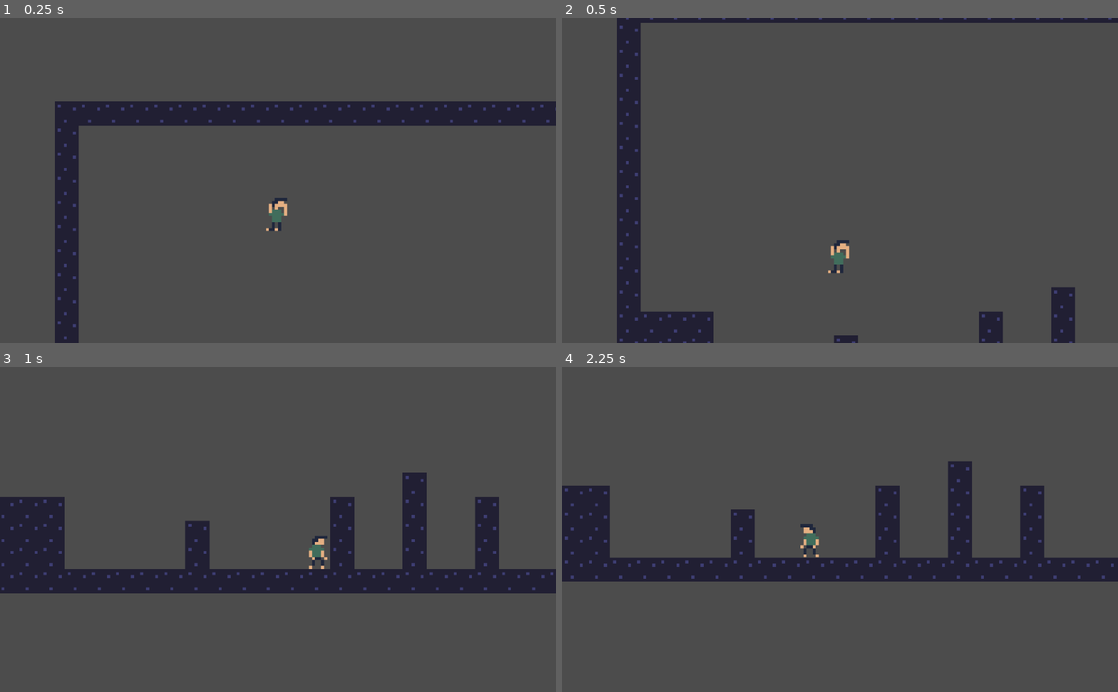
Above: before the commit, frames 1-4 (two rows, left to right).
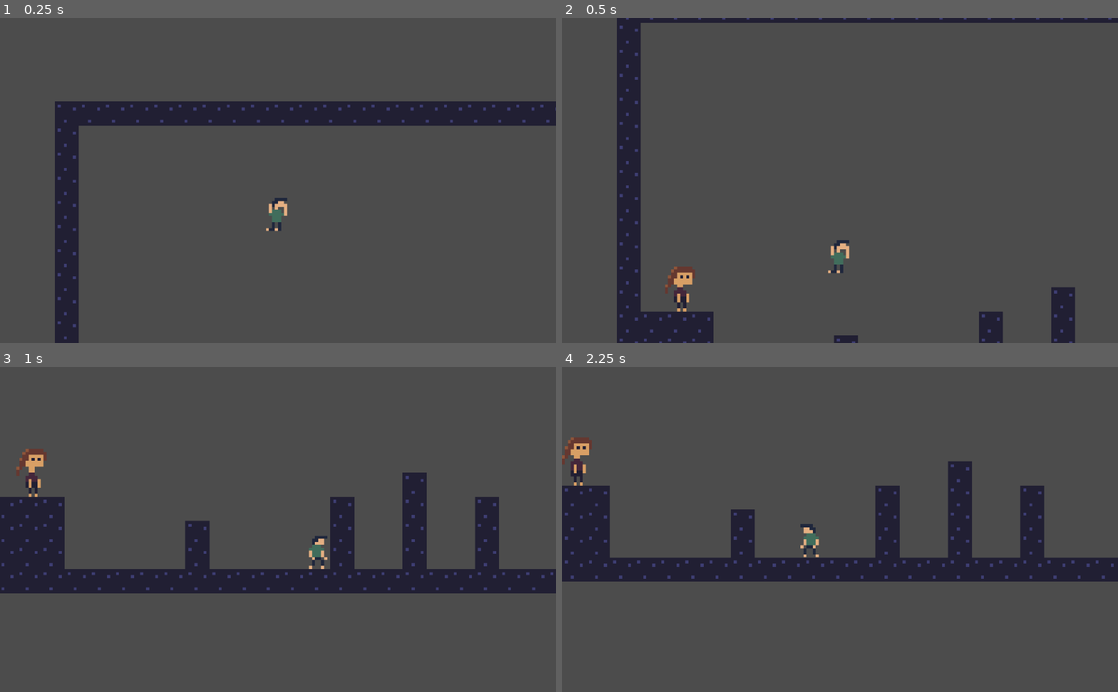
Above: after the commit, the same moments.

Repository: FireSide-Games/platformer
Game: Godot game, scene res://world1.tscn
Same seed, same stepped clock (60 frames per second), same inputs: the game is played once before the commit and once after it.
Inputs:
- Up to frame 1 (0.25 s): no input
- Up to frame 2 (0.5 s): no input
- Up to frame 3 (1 s): hold Right (ui_right) from 0.53 s (still down); hold Space (jump) from 0.53 s (still down)
- Up to frame 4 (2.25 s): release Space (jump) at 1.28 s; tap Space (jump) at 1.35, 1.52, 1.82 s; release Right (ui_right) at 2.03 s; hold Left (ui_left) from 2.03 s (still down); hold Space (jump) from 2.03 s (still down)

Frame 1 is identical in both runs. In frame 2, 0.4% of the frame differs, in the area x 18-24%, y 76-91%; in frame 3, 0.4%; in frame 4, 0.4%, in the area x 0-6%, y 21-37%.

Commit message:
Added a simple idle animation for the woman.

Diff:
--- a/player.tscn
+++ b/player.tscn
@@ -18,8 +18,7 @@
 "values": [ 8 ]
 }
 
-[sub_resource type="Animation" id=1]
-resource_name = "idle"
+[sub_resource type="Animation" id=2]
 loop = true
 tracks/0/type = "value"
 tracks/0/path = NodePath(".:frame")
@@ -51,8 +50,7 @@
 "values": [ 8 ]
 }
 
-[sub_resource type="Animation" id=2]
-resource_name = "run"
+[sub_resource type="Animation" id=4]
 length = 0.3
 loop = true
 step = 0.05
@@ -85,14 +83,14 @@
 frame = 8
 
 [node name="AnimationPlayer" type="AnimationPlayer" parent="Sprite"]
-anims/fall = SubResource( 5 )
-anims/idle = SubResource( 1 )
-anims/jump = SubResource( 4 )
-anims/run = SubResource( 2 )
+anims/fall = SubResource( 1 )
+anims/idle = SubResource( 2 )
+anims/jump = SubResource( 3 )
+anims/run = SubResource( 4 )
 
 [node name="CollisionShape2D" type="CollisionShape2D" parent="."]
 visible = false
-shape = SubResource( 3 )
+shape = SubResource( 5 )
 
 [node name="Camera2D" type="Camera2D" parent="."]
 visible = false
--- /dev/null
+++ b/woman.tscn
@@ -0,0 +1,41 @@
+[gd_scene load_steps=4 format=2]
+
+[ext_resource path="res://assets/woman.png" type="Texture" id=1]
+
+[sub_resource type="Animation" id=2]
+loop = true
+step = 0.05
+tracks/0/type = "value"
+tracks/0/path = NodePath(".:frame")
+tracks/0/interp = 1
+tracks/0/loop_wrap = true
+tracks/0/imported = false
+tracks/0/enabled = true
+tracks/0/keys = {
+"times": PoolRealArray( 0, 0.25, 0.3, 0.9 ),
+"transitions": PoolRealArray( 1, 1, 1, 1 ),
+"update": 1,
+"values": [ 0, 1, 2, 1 ]
+}
+
+[sub_resource type="CapsuleShape2D" id=3]
+radius = 4.0
+height = 8.0
+
+[node name="woman" type="KinematicBody2D"]
+__meta__ = {
+"_edit_group_": true
+}
+
+[node name="Sprite" type="Sprite" parent="."]
+texture = ExtResource( 1 )
+hframes = 3
+frame = 2
+
+[node name="AnimationPlayer" type="AnimationPlayer" parent="Sprite"]
+autoplay = "idle"
+anims/idle = SubResource( 2 )
+
+[node name="CollisionShape2D" type="CollisionShape2D" parent="."]
+position = Vector2( 1, 0 )
+shape = SubResource( 3 )
--- a/world1.tscn
+++ b/world1.tscn
@@ -1,7 +1,8 @@
-[gd_scene load_steps=3 format=2]
+[gd_scene load_steps=4 format=2]
 
 [ext_resource path="res://player.tscn" type="PackedScene" id=1]
 [ext_resource path="res://blockset.tres" type="TileSet" id=2]
+[ext_resource path="res://woman.tscn" type="PackedScene" id=3]
 
 [node name="world1" type="Node2D"]
 
@@ -14,3 +15,6 @@
 cell_quadrant_size = 8
 format = 1
 tile_data = PoolIntArray( 0, 0, 0, 1, 0, 0, 2, 0, 0, 3, 0, 0, 4, 0, 0, 5, 0, 0, 6, 0, 0, 7, 0, 0, 8, 0, 0, 9, 0, 0, 10, …(2200 unchanged characters)…
+
+[node name="player2" parent="." instance=ExtResource( 3 )]
+position = Vector2( 20, 96 )
Binary file changed: assets/woman.aseprite
Binary file added: assets/woman.png
Not shown, added: assets/woman.png.import
Not shown, added: export_presets.cfg
Not shown: 3 places in player.tscn that only renumber resources
Binary file added: release/html/platformer.png
Not shown, added: release/html/platformer.png.import
Not shown, added: release/html/platformer.html
Not shown, added: release/html/platformer.js
Not shown, added: release/html/platformer.pck
Not shown, added: release/html/platformer.wasm
